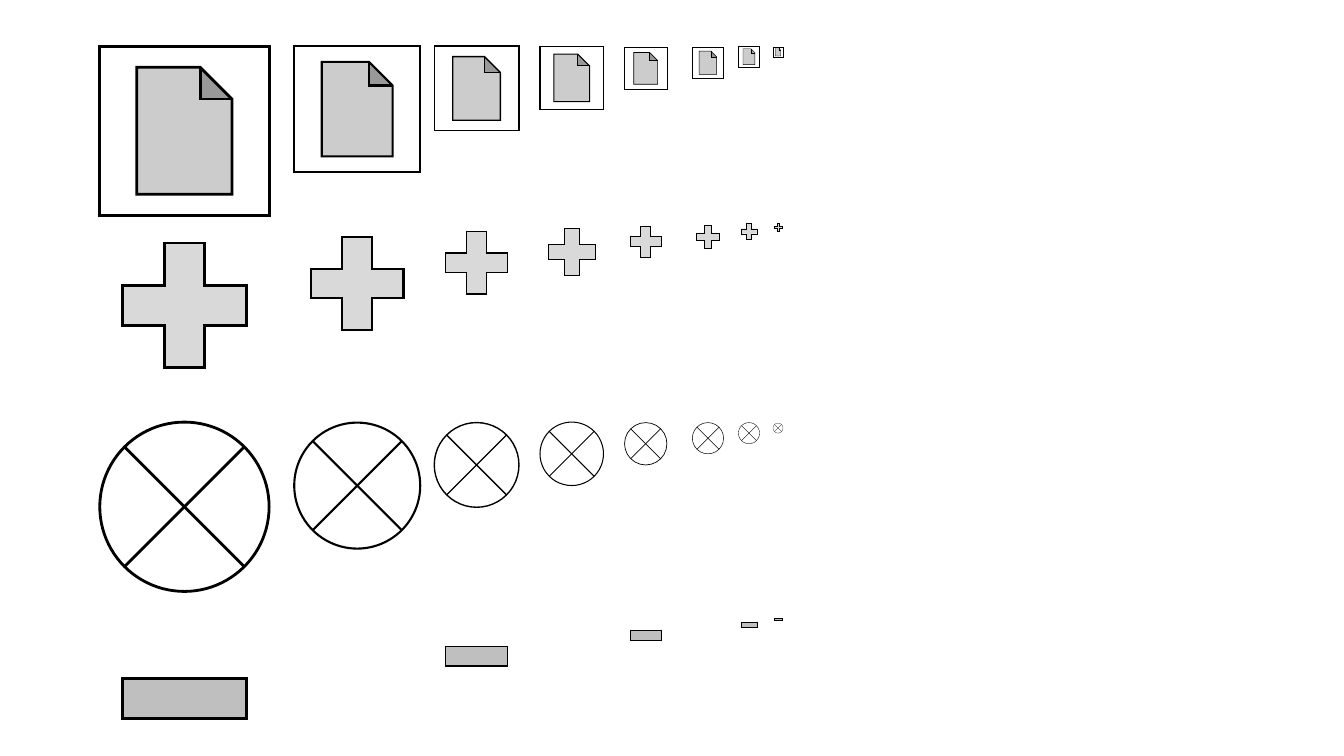
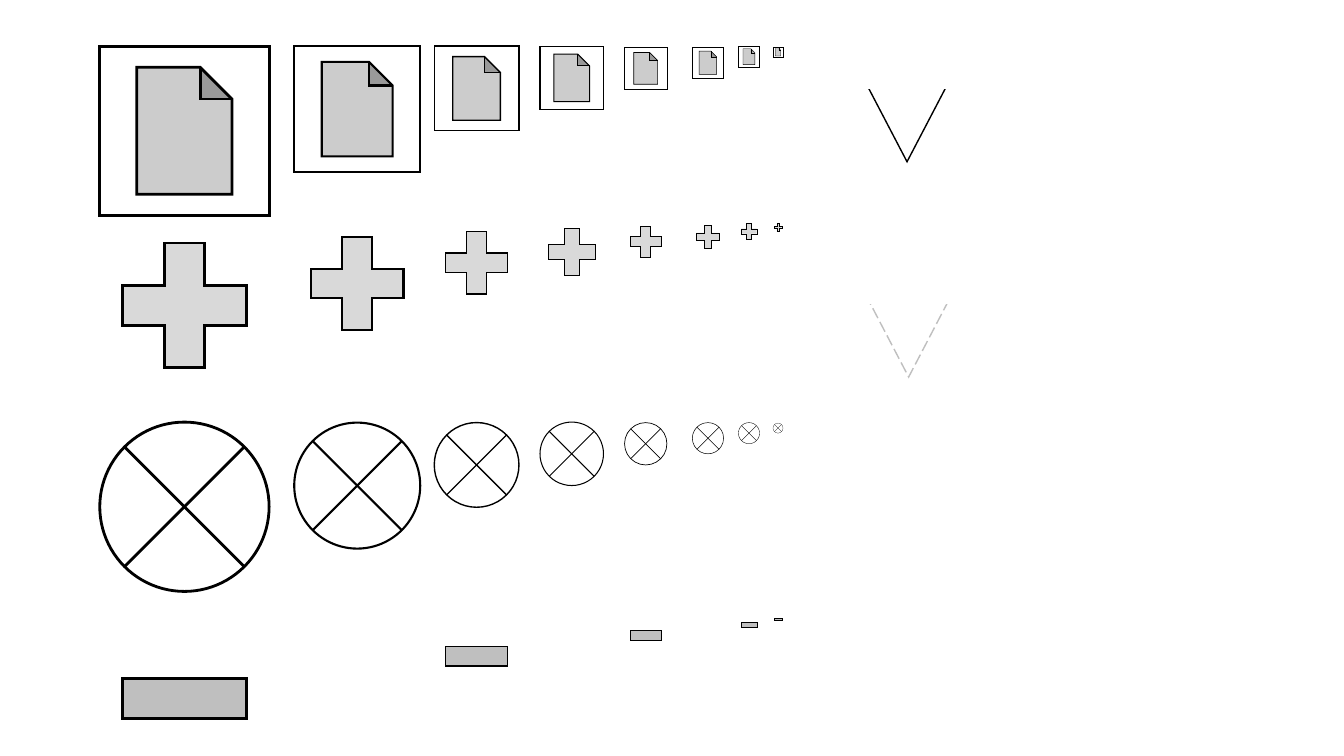
Before and after one commit to yuanmingyi/wxfsresource, a slide deck: slide 4 of ui-1.pptx. Drawn at 1344x756 pixels with LibreOffice and Linux fonts; fonts in the diff are those of the drawing. Boxes give left, top, right and bottom in pixels: in the first picture for what was removed or moved away, otherwise in the second. Text is boxed around its words. In the diff, an @@ line names an element or a change of style, - is before the commit and + after.

```diff
--- a/ui-1.pptx
+++ b/ui-1.pptx
@@ rectangle added at bbox=[866, 79, 950, 89], fill #FFFFFF, outline #FFFFFF 1 pt @@
@@ triangle added at bbox=[867, 86, 947, 162], fill #FFFFFF, outline #000000 1 pt @@
@@ triangle added at bbox=[869, 300, 949, 377], fill #FFFFFF, outline #BFBFBF 1 pt dashed @@
```
Also in this commit, not shown: 2 other files.
